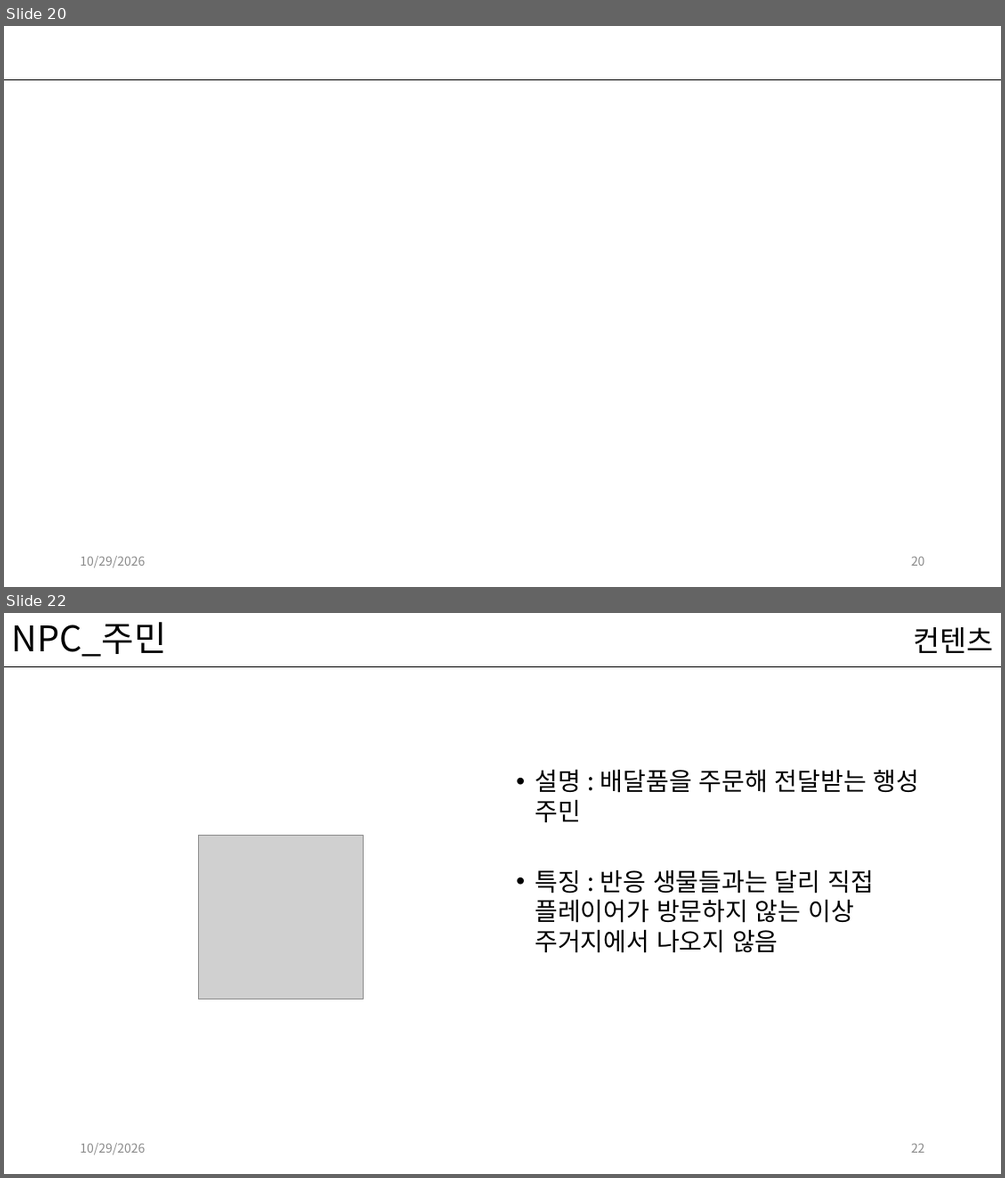
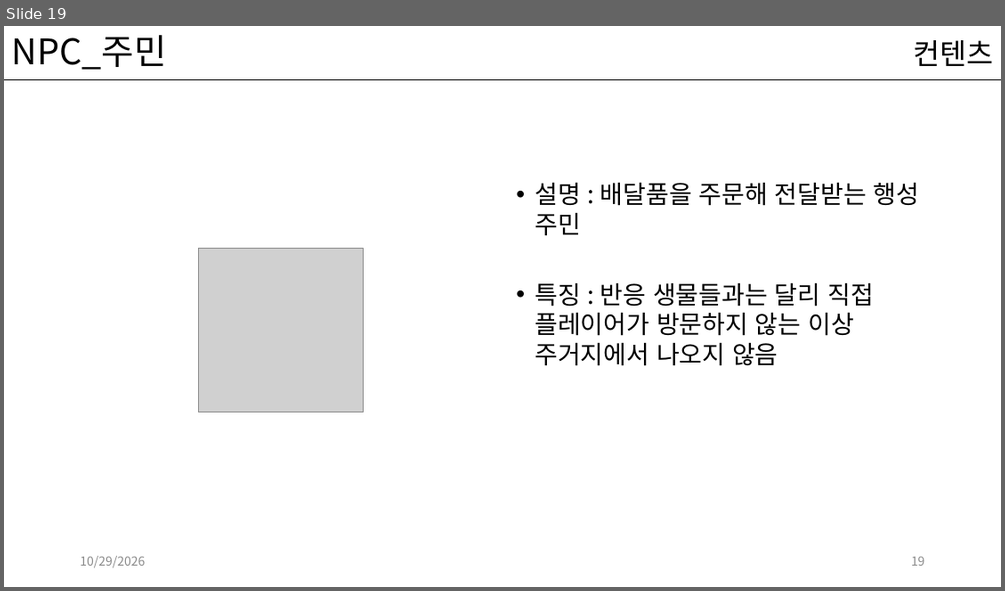
Before and after one commit to kwakyerin/2026_Graduation_Project, a slide deck: documents/HyunahKwon/design/designing/for_teammates/배트와 달트_기획.pptx. Shown one above the other, each under a label of ours: slides 20 and 22 before the commit, slide 19 after it; the slides between them are not shown. The pictures are 1005x1178 and 1005x591 pixels, drawn with LibreOffice and Linux fonts; fonts in the diff are those of the drawing; grey boxes stand for pictures. Boxes give left, top, right and bottom in pixels: in the first picture for what was removed or moved away, otherwise in the second. Text is boxed around its words. In the diff, an @@ line names an element or a change of style, - is before the commit and + after.

```diff
--- a/documents/HyunahKwon/design/designing/for_teammates/배트와 달트_기획.pptx
+++ b/documents/HyunahKwon/design/designing/for_teammates/배트와 달트_기획.pptx
@@ slide 20 removed at (4, 26, 1001, 587), background #FFFFFF; not listed: 1 template element that a slide beside it also shows @@
@@ text removed at (80, 556, 145, 568) @@
-10/29/2026
@@ page number removed at (911, 556, 925, 565) @@
-20
@@ what was slide 22 is now slide 19 @@
@@ page number at (911, 556, 925, 565): text changed @@
-22
+19
```
Also in this commit, not shown: 1 slide changed, 4 other slides removed, 4 other files.
